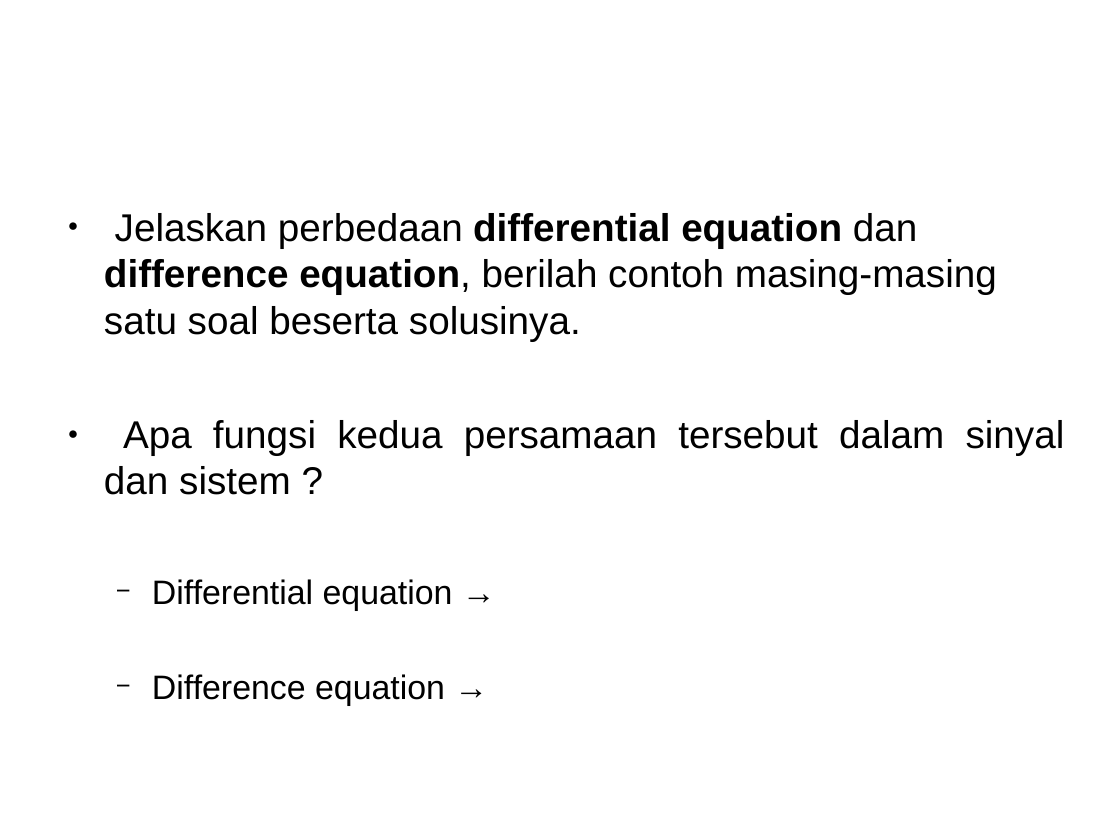
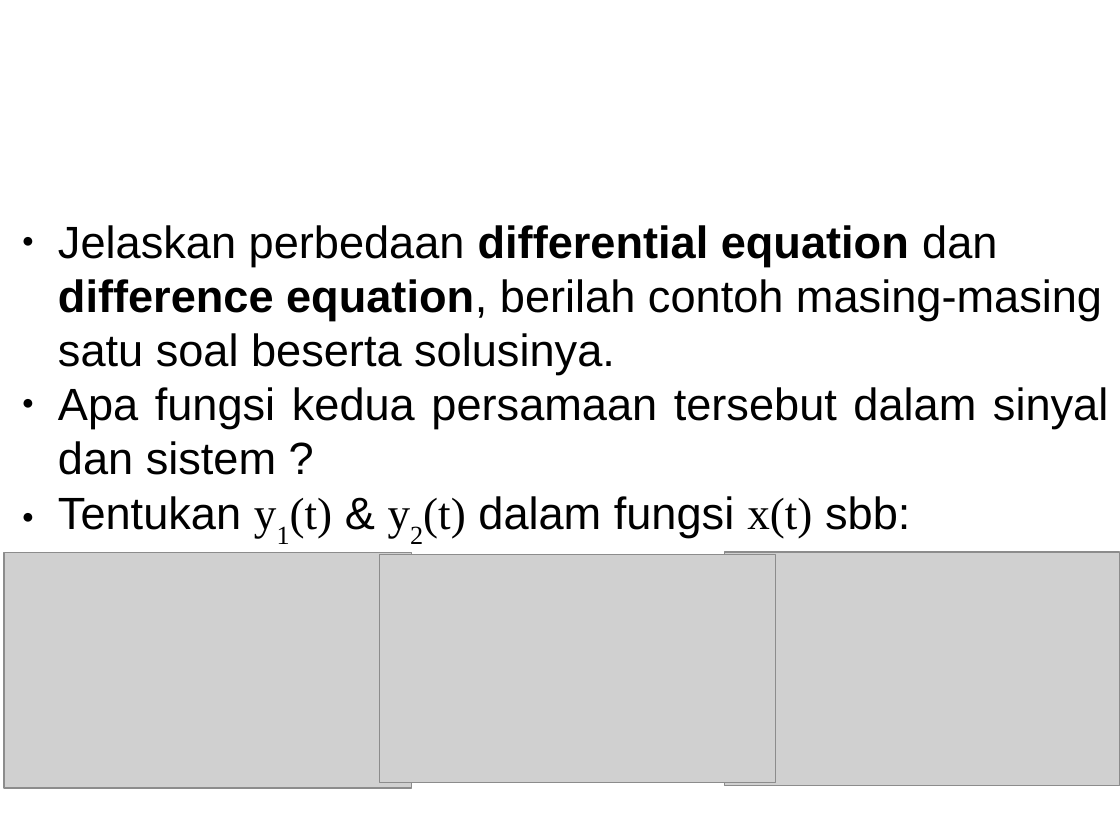
Before and after one commit to bagustris/sinyalsistem, a slide deck: slide 46 of slides/Week1_SinyalSistem.odp (slide 39 before the commit). Drawn at 1120x840 pixels with LibreOffice and Linux fonts; fonts in the diff are those of the drawing; grey boxes stand for pictures; background and template pictures are left out. Boxes give left, top, right and bottom in pixels: in the first picture for what was removed or moved away, otherwise in the second. Text is boxed around its words. In the diff, an @@ line names an element or a change of style, - is before the commit and + after.

```diff
--- a/slides/Week1_SinyalSistem.odp
+++ b/slides/Week1_SinyalSistem.odp
@@ text "Jelaskan perbedaan differential equation dan ...": place and size @@
-text "Jelaskan perbedaan differential equation dan ..." at [104,213,1065,706]
+text "Jelaskan perbedaan differential equation dan ..." at [58,225,1108,538]
@@ text at [58,225,1108,475]: size 27.4 to 32 pt in "Jelaskan perbedaan differential equation dan difference equa ...", "Apa fungsi kedua persamaan tersebut dalam sinyal ..."; less space between paragraphs @@
@@ text at [58,496,910,538]: text changed; size 24 to 32 pt @@
-  − Differential equation →
-  − Difference equation →
+● Tentukan y1(t) & y2(t) dalam fungsi x(t) sbb:
@@ picture added at [4,552,412,788] @@
@@ picture added at [380,555,776,784] @@
@@ picture added at [725,552,1120,786] @@
```
Also in this commit, not shown: 10 other slides changed, 8 slides added, 1 slide removed, 2 other files.
